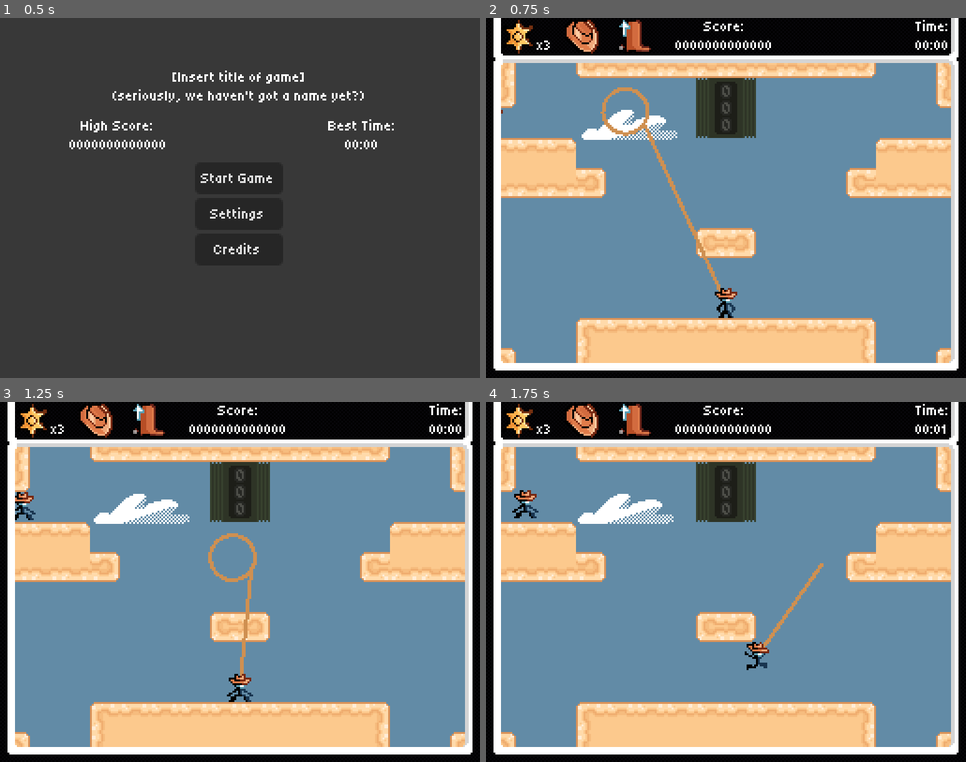
Above: before the commit, frames 1-4 (two rows, left to right).
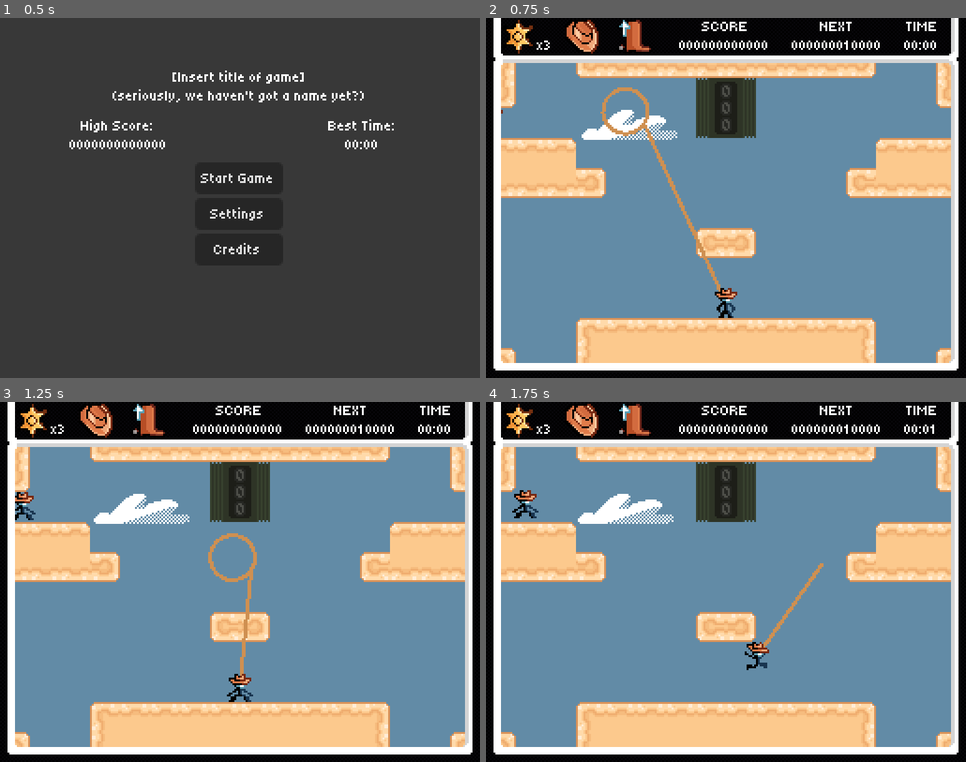
Above: after the commit, the same moments.

Repository: Jcodefox/GMTK-2025
Game: Godot game, scene res://scenes/topscenes/title_topscene.tscn
Same seed, same stepped clock (60 frames per second), same inputs: the game is played once before the commit and once after it.
Inputs (mouse positions are in pixels of both pictures, inside the frame that each line leads up to):
- Up to frame 1 (0.5 s): no input
- Up to frame 2 (0.75 s): click "Start Game" at 0.5 s
- Up to frame 3 (1.25 s): no input
- Up to frame 4 (1.75 s): move the mouse to (831, 564) at 1.27 s; press the mouse at (831, 564) at 1.28 s; hold D (move_right) from 1.28 s (still down); tap Space (move_jump) at 1.52 s

Frame 1 is identical in both runs. In frame 2, 0.7% of the frame differs, in the area x 39-97%, y 0-9%; in frame 3, 0.7%; in frame 4, 0.7%.

Commit message:
UI changes and NEXT until next life

Diff:
--- a/scenes/prefabs/hud.tscn
+++ b/scenes/prefabs/hud.tscn
@@ -27,34 +27,60 @@
 position = Vector2(70, 10)
 texture = ExtResource("4_iahu7")
 
+[node name="Lives" type="RichTextLabel" parent="."]
+layout_mode = 2
+offset_right = 44.0
+offset_bottom = 30.0
+size_flags_horizontal = 3
+theme = ExtResource("1_eo3kg")
+bbcode_enabled = true
+text = "
+         x3"
+
+[node name="Score" type="RichTextLabel" parent="."]
+layout_mode = 2
+offset_left = 90.0
+offset_right = 147.0
+offset_bottom = 20.0
+size_flags_horizontal = 3
+theme = ExtResource("1_eo3kg")
+bbcode_enabled = true
+text = "SCORE
+000000000000"
+fit_content = true
+scroll_active = false
+horizontal_alignment = 1
+
+[node name="Next" type="RichTextLabel" parent="."]
+layout_mode = 2
+offset_left = 140.0
+offset_right = 217.0
+offset_bottom = 20.0
+size_flags_horizontal = 3
+theme = ExtResource("1_eo3kg")
+bbcode_enabled = true
+text = "NEXT
+000000000000"
+horizontal_alignment = 1
+
+[node name="Time" type="RichTextLabel" parent="."]
+layout_mode = 2
+offset_left = 115.0
+offset_right = 232.0
+offset_bottom = 20.0
+size_flags_horizontal = 3
+theme = ExtResource("1_eo3kg")
+bbcode_enabled = true
+text = "TIME
+00:00"
+horizontal_alignment = 2
+
 [node name="HBoxContainer" type="HBoxContainer" parent="."]
 custom_minimum_size = Vector2(238, 20)
 layout_mode = 0
 offset_right = 238.0
 offset_bottom = 20.0
 
-[node name="Lives" type="RichTextLabel" parent="HBoxContainer"]
+[node name="Control" type="Control" parent="HBoxContainer"]
 layout_mode = 2
 size_flags_horizontal = 3
-theme = ExtResource("1_eo3kg")
-bbcode_enabled = true
-text = "
-         x3"
-
-[node name="Score" type="RichTextLabel" parent="HBoxContainer"]
-layout_mode = 2
-size_flags_horizontal = 3
-theme = ExtResource("1_eo3kg")
-bbcode_enabled = true
-text = "Score:
-0000000000000"
-horizontal_alignment = 1
-
-[node name="Time" type="RichTextLabel" parent="HBoxContainer"]
-layout_mode = 2
-size_flags_horizontal = 3
-theme = ExtResource("1_eo3kg")
-bbcode_enabled = true
-text = "Time:
-00:00"
-horizontal_alignment = 2
--- a/scripts/autoloaded/general_globals.gd
+++ b/scripts/autoloaded/general_globals.gd
@@ -6,6 +6,10 @@
 var lives: int = 3
 var time_passed: float = 0
 var score: int = 0
+
+var next: int = 1000
+var next_count: int = 2
+var next_base_increase: float = 500
 
 var high_score: int = 0
 var longest_time: int = 0
@@ -23,6 +27,11 @@
 	load_high_score()
 
 func _process(delta):
+	if score >= next:
+		lives += 1
+		next_count += 1
+		next = next + (next_count * next_base_increase)
+
 	if not get_tree().paused:
 		time_passed += delta
 	if Input.is_action_just_pressed("fullscreen_toggle"):
--- a/scripts/prefabs/hud.gd
+++ b/scripts/prefabs/hud.gd
@@ -1,6 +1,7 @@
 extends Control
 
 func _process(_delta: float) -> void:
-	$HBoxContainer/Lives.text = "\n         x%d" % Globals.lives
-	$HBoxContainer/Score.text = "Score:\n%012d0" % Globals.score
-	$HBoxContainer/Time.text = "Time:\n%02d:%02d" % [int(Globals.time_passed/60),int(Globals.time_passed)%60]
+	$Lives.text = "\n         x%d" % Globals.lives
+	$Score.text = "SCORE\n%011d0" % Globals.score
+	$Next.text = "NEXT\n%011d0" % Globals.next
+	$Time.text = "TIME\n%02d:%02d" % [int(Globals.time_passed/60),int(Globals.time_passed)%60]
